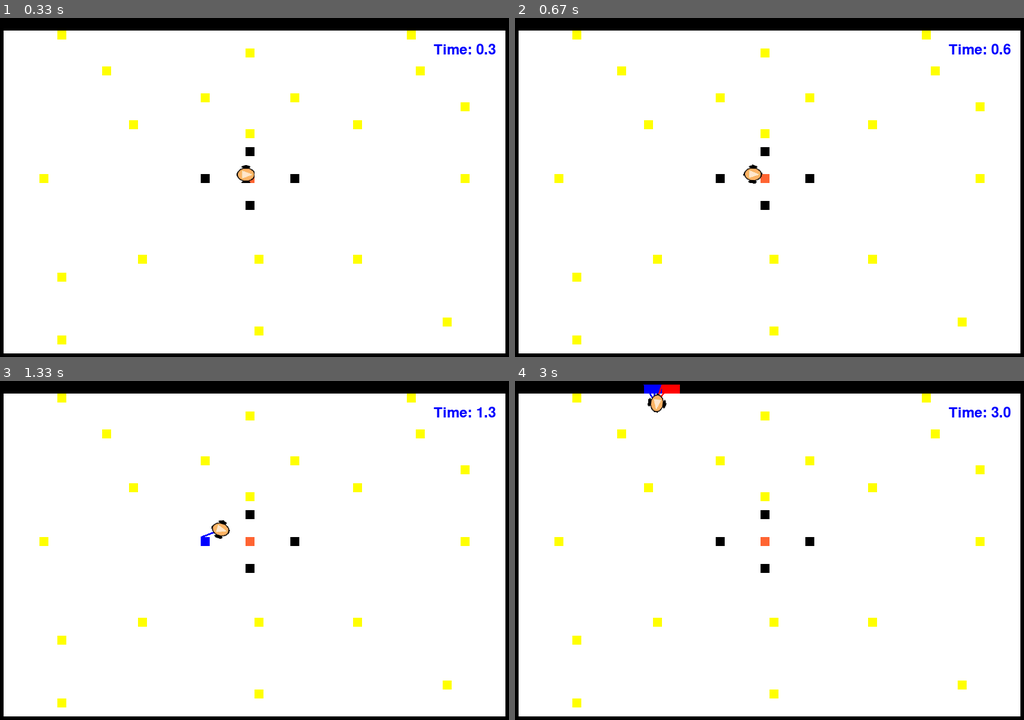
Above: before the commit, frames 1-4 (two rows, left to right).
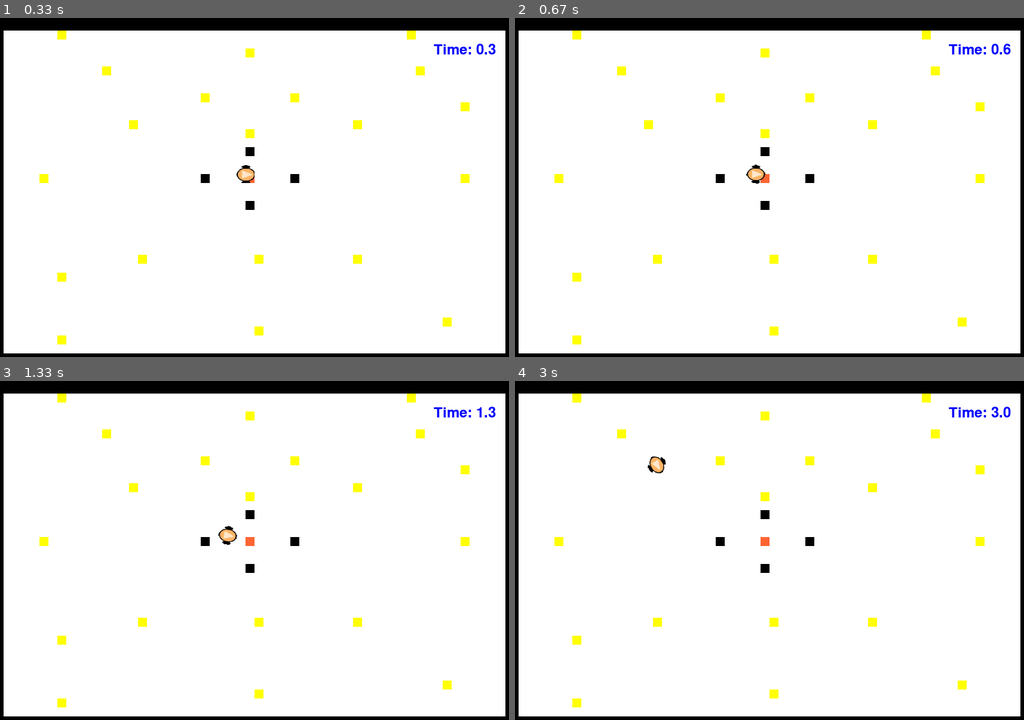
Above: after the commit, the same moments.

Repository: AnishJadoe/bioinspired
Game: pygame game, started from bioinspired/manual_mode.py
The game is run twice, just before and just after one commit, with the same random seed, the same clock (stepped at 60 frames per second) and the same inputs.
Inputs:
- Up to frame 1 (0.33 s): no input
- Up to frame 2 (0.67 s): tap J at 0.33 s
- Up to frame 3 (1.33 s): hold A 0.67-1.2 s; tap J at 0.73, 1.03, 1.3 s; tap K at 0.82 s; hold S from 1.23 s (still down)
- Up to frame 4 (3 s): tap K at 1.38, 2.55 s; release S at 1.53 s; hold A 1.57-1.97 s; tap J at 1.63, 1.93, 2.07, 2.47, 2.77, 2.97 s; hold S 2-2.37 s; tap Space at 2.15 s; hold A 2.4-2.87 s; hold A from 2.9 s (still down)

Frame 1 is identical in both runs. In frame 2, 0.1% of the frame differs, in the area x 44-50%, y 43-49%; in frame 3, 0.3%; in frame 4, 0.5%, in the area x 25-33%, y 1-33%.

Commit message:
still needs a reafactor but it works beatifully

Diff:
--- a/bioinspired/main.py
+++ b/bioinspired/main.py
@@ -8,11 +8,11 @@
 
 # seeds = [30,42,50,70,80,100]
 seeds = [30]
-epochs = 1
-time = 1000000000000* 1000 # milliseconds
-n_robots = 10
+epochs = 50
+time = 90 * 1000 # milliseconds
+n_robots = 210
 ls_cross_rate = [1]
-ls_mut_rate = [0.6]
+ls_mut_rate = [0.8]
 
 for seed in seeds:
     np.random.seed(seed)
--- a/bioinspired/plot_runs.py
+++ b/bioinspired/plot_runs.py
@@ -2,9 +2,9 @@
 from results.plot import plot_mean_results, plot_best_results, plot_aggregate_results
 
 
-FOLDER = r"saved_runs\n_robots_150\epochs_20"
+FOLDER = r"saved_runs\n_robots_210/epochs_50"
 GAs = []
 GAs = load_GAs(GAs,FOLDER)
 
+plot_best_results(GAs)
 plot_mean_results(GAs)
-plot_best_results(GAs)
--- a/bioinspired/single_run.py
+++ b/bioinspired/single_run.py
@@ -4,8 +4,8 @@
 from src.utility.run_simulation import single_agent_run
 from src.utility.functions import load_GAs
 
-FOLDER = r"saved_runs\n_robots_150\epochs_20"
-wm = WorldMap(skeleton_file="bioinspired\src\world_map\maps\H_map.txt", map_width=60, map_height=40, tile_size=15)
+FOLDER = r"saved_runs\n_robots_210\epochs_50"
+wm = WorldMap(skeleton_file="bioinspired\src\world_map\maps\H_map_sparse.txt", map_width=60, map_height=40, tile_size=15)
 
 GAs = []
 GAs = load_GAs(GAs,FOLDER)
--- a/bioinspired/src/robot/robot.py
+++ b/bioinspired/src/robot/robot.py
@@ -1,7 +1,7 @@
+import cProfile
 import numpy as np
 import pygame
 import math
-
 import pygame.locals
 
 from ..utility.functions import calc_angle, calc_distance
@@ -16,6 +16,17 @@
 BROWN = (139, 69, 19)
 ORANGE = (255, 165, 0)
 SENSOR_COLORS = [RED,DARK_GREEN,PURPLE,ORANGE,BLUE]
+
+def profile_update_sensors_to_file(robot, nearby_obstacles, world_map):
+    file_name = "update_sensors.prof"
+    profiler = cProfile.Profile()
+    profiler.enable()
+
+    robot.update_sensors(nearby_obstacles, world_map)
+
+    profiler.disable()
+    profiler.dump_stats(file_name)
+    return robot
 
 def find_closest_cell(agent_location, movable_cells):
     # Extract the coordinates of the agent's location
@@ -70,7 +81,8 @@
         self.dist_travelled = 0
         self.avg_dist = 0
 
-        self.sensor_spacing = [-150,-60 , 0, 60, 150]
+        self.sensor_spacing = [math.radians(-150),math.radians(-60) ,
+                               math.radians(0), math.radians(60), math.radians(150)]
         self.sensor = [
             0,
             0,
@@ -80,7 +92,10 @@
             0,
         ]  # 1 tactile sensor (sensor[0]) and 5 ultrasound
         self.sensor_range = 45
-        self.sensor_sweep = 25 # degrees
+        self.sensor_sweep = math.radians(25) # degrees
+        # Precompute sensor angle ranges
+        self.sensor_ranges = [(sensor_angle - self.sensor_sweep, sensor_angle + self.sensor_sweep)
+                        for sensor_angle in self.sensor_spacing]
         self.width = width
         self.length = width
         self.collision = 0
@@ -192,26 +207,32 @@
         # self.draw_token(world)
 
     def update_sensors(self, nearby_obstacles, world_map):
-            tile_size = world_map.tile_size
-            self.sensor = [0, 0, 0, 0, 0, 0]
-            for obstacle in nearby_obstacles:
-                dist_to_wall = calc_distance((self.x, self.y), (obstacle.x, obstacle.y))
-                if dist_to_wall <= self.sensor_range:
-                    # Testing
-                    v1 = (math.cos(self.theta), math.sin(self.theta))
-                    v2 = (obstacle.x - self.x, obstacle.y - self.y)
-                    relative_angle = calc_angle(v1,v2)
-
-                    for i, sensor_angle in enumerate(self.sensor_spacing):
-                        sensor_start = (sensor_angle - self.sensor_sweep)
-                        sensor_end = (sensor_angle + self.sensor_sweep)
-                        if sensor_start <= math.degrees(relative_angle) < sensor_end:
-                            pygame.draw.rect(world_map.surf, SENSOR_COLORS[i], obstacle)
-                            pygame.draw.line(world_map.surf,SENSOR_COLORS[i],(self.x,self.y),(obstacle.x,obstacle.y), width=3)
-                            self.sensor[i + 1] = 1
-                            break
-
-            return
+        # Reset sensors
+        self.sensor = [0, 0, 0, 0, 0, 0]
+        tile_size = world_map.tile_size
+        # Precompute cos and sin of theta
+        def bin_angle(angle, bin_width=0.1):
+            """Bins the angle to the nearest bin width."""
+            return round(angle / bin_width) * bin_width
+        rounded_theta = bin_angle(self.theta,1)
+        cos_theta = math.cos(rounded_theta)
+        sin_theta = math.sin(rounded_theta)
+
+        for obstacle in nearby_obstacles:
+            # Calculate distance to obstacle
+            v2_x = obstacle.x // tile_size - self.x //tile_size
+            v2_y = obstacle.y // tile_size - self.y // tile_size
+            dist_to_wall = np.hypot(v2_x, v2_y)
+            if dist_to_wall <= self.sensor_range:
+                # Calculate the angle between robot direction and obstacle
+                relative_angle = calc_angle((cos_theta, sin_theta), (v2_x, v2_y))
+                # Check which sensor should be activated
+                for i, (sensor_start, sensor_end) in enumerate(self.sensor_ranges):
+                    if sensor_start <= relative_angle < sensor_end:
+                        self.sensor[i + 1] = 1
+                        break
+
+        return
 
     def get_collision(self, nearby_obstacles):
         """Function to calculate whetere collisions between the walls and the agent have occured
@@ -239,93 +260,78 @@
         self.tokens_locations.pop(tokens_collected)
         return
 
-    def move(self, wall_collided, dt,event=None, auto=False):
-
+    def move(self, wall_collided, dt, event=None, auto=False):
         self.ls_x.append(self.x)
         self.ls_y.append(self.y)
         self.ls_theta.append(self.theta)
 
-        # Calculating the amount of distance traveled since last time step and adding
-        # this to absolute distance travelled
         if len(self.ls_x) >= 2:
-            delta_x = float(self.ls_x[-2] - self.ls_x[-1])
-            delta_y = float(self.ls_y[-2] - self.ls_y[-1])
-            delta_r = np.sqrt(delta_x**2 + delta_y**2)
+            delta_x = self.ls_x[-2] - self.ls_x[-1]
+            delta_y = self.ls_y[-2] - self.ls_y[-1]
+            delta_r = np.hypot(delta_x, delta_y)  # Efficient calculation of sqrt(delta_x^2 + delta_y^2)
             self.dist_travelled += delta_r
 
-
         if auto:
-
-            # Mapping from current state of the sensors to movement of the robot
-            # No vector multiplication!
             index = np.where((self.all_states == self.sensor).all(axis=1))[0][0]
             actions = self.chromosome[index]
             self.vl = actions[0]
             self.vr = actions[1]
-        else:
-            if event:
-                if event.type == pygame.KEYDOWN or event.type==pygame.KEYUP:
-                    if event.key == pygame.locals.K_a:  # 1 is accelerate left
-                        self.vl += 0.01 * self.m2p
-                    elif event.key == pygame.locals.K_s:  # 3 is decelerate left
-                        self.vl -= 0.01 * self.m2p
-                    elif event.key == pygame.locals.K_k:  # 8 is accelerate right
-                        self.vr += 0.01 * self.m2p
-                    elif event.key == pygame.locals.K_j:  # 0 is decelerate right
-                        self.vr -= 0.01 * self.m2p
+        elif event:
+            if event.type in {pygame.KEYDOWN, pygame.KEYUP}:
+                if event.key == pygame.locals.K_a:
+                    self.vl += 0.01 * self.m2p
+                elif event.key == pygame.locals.K_s:
+                    self.vl -= 0.01 * self.m2p
+                elif event.key == pygame.locals.K_k:
+                    self.vr += 0.01 * self.m2p
+                elif event.key == pygame.locals.K_j:
+                    self.vr -= 0.01 * self.m2p
 
         self.omega = (self.vl - self.vr) / self.w
         self.theta += self.omega * dt
 
         if self.theta >= math.pi:
-            self.theta = -math.pi
+            self.theta -= 2 * math.pi
+
         wall_elasticity = 0.5
         if self.sensor[0]:
-            # Approach wall from Top Left
-            if self.x > wall_collided.x \
-                    and self.y > wall_collided.y:
-                self.x += (wall_elasticity+1)
+            if self.x > wall_collided.x and self.y > wall_collided.y:
+                self.x += wall_elasticity + 1
                 self.y += wall_elasticity
-            # Approach wall from Top Right
-            elif self.x <= wall_collided.x \
-                    and self.y > wall_collided.y:
+            elif self.x <= wall_collided.x and self.y >= wall_collided.y:
                 self.x -= wall_elasticity
-                self.y += (wall_elasticity+1)
-            # Approach wall from Bottom Left
-            elif self.x > wall_collided.x \
-                    and self.y <= wall_collided.y:
+                self.y += wall_elasticity + 1
+            elif self.x >= wall_collided.x and self.y <= wall_collided.y:
                 self.x += wall_elasticity
-                self.y -= (wall_elasticity+1)
-            # Approach wall from Bottom Right
-            elif self.x <= wall_collided.x \
-                    and self.y <= wall_collided.y:
-                self.x -= (wall_elasticity+1)
+                self.y -= wall_elasticity + 1
+            elif self.x <= wall_collided.x and self.y <= wall_collided.y:
+                self.x -= wall_elasticity + 1
                 self.y -= wall_elasticity
-            else:  # Edge case, assume flip whole car
+            else:
                 self.theta += math.pi * 0.5
         else:
-            self.x += (((self.vl + self.vr) / 2) * math.cos(-self.theta) *
-                        dt)
-            self.y -= (((self.vl + self.vr) / 2) * math.sin(-self.theta) *
-                        dt)
-
-        # Detects if we're within map borders
-        if self.x < 0 + 0.5 * self.length:
-            self.x = 0 + 2 + 0.5 * self.length
-
-        if self.x >= MAP_SIZE[0] - 1.2 * self.length:
-            self.x = MAP_SIZE[0] - 2 - 1.2 * self.length
-
-        if self.y < 0 + 0.5 * self.width:
-            self.y = 0 + 2 + 0.5 * self.width
-
-        if self.y >= MAP_SIZE[1] - 1.2 * self.width:
-            self.y = MAP_SIZE[1] - 2 - 1.2 * self.width
+            cos_theta = math.cos(-self.theta)
+            sin_theta = math.sin(-self.theta)
+            avg_velocity = (self.vl + self.vr) / 2
+            self.x += avg_velocity * cos_theta * dt
+            self.y -= avg_velocity * sin_theta * dt
+
+        half_length = 0.5 * self.length
+        half_width = 0.5 * self.width
+        if self.x < half_length:
+            self.x = half_length + 2
+        elif self.x >= MAP_SIZE[0] - 1.2 * self.length:
+            self.x = MAP_SIZE[0] - 1.2 * self.length - 2
+
+        if self.y < half_width:
+            self.y = half_width + 2
+        elif self.y >= MAP_SIZE[1] - 1.2 * self.width:
+            self.y = MAP_SIZE[1] - 1.2 * self.width - 2
 
         return
 
     def get_reward(self):
-        return (self.dist_travelled/self.m2p) + 2.5*self.token + 0.05*len(self.visited_cells) - self.collision*0.05
+        return 5*(self.dist_travelled/self.m2p) + 2.5*self.token + 0.3*len(self.visited_cells) - self.collision*0.1
 
     # def get_reward(self):
     #     return (self.dist_travelled/self.m2p) * (1+self.token) - (self.collision/len(self.visited_cells))
@@ -334,9 +340,14 @@
         nearby_obstacles = []
         cell_x = int(self.x // world_map.tile_size)
         cell_y = int(self.y // world_map.tile_size)
+        min_range_x = max(0, cell_x - 3)
+        max_range_x = min(world_map.map_width, cell_x + 4)
+        min_range_y = max(0, cell_y - 3)
+        max_range_y = min(world_map.map_height, cell_y + 4)
+
         self.visited_cells.add((cell_x,cell_y))
-        for i in range(max(0, cell_x - 6), min(world_map.map_width, cell_x + 7)):
-            for j in range(max(0, cell_y - 6), min(world_map.map_height, cell_y + 7)):
+        for i in range(min_range_x, max_range_x):
+            for j in range(min_range_y, max_range_y):
                 if world_map.binary_map[i][j] == 1:
                     nearby_obstacles.extend(world_map.spatial_grid[i][j])
         return nearby_obstacles
--- a/bioinspired/src/runners/genetic_algorithm.py
+++ b/bioinspired/src/runners/genetic_algorithm.py
@@ -1,6 +1,6 @@
 import os
 from ..world_map.txt_to_map import WorldMap
-from ..utility.functions import get_init_pop
+from ..utility.functions import cache_size, cache_size_kb, get_init_pop
 from ..utility.run_simulation import run_simulation
 import math
 import random
@@ -160,13 +160,12 @@
             print(f"GENERATION: {self.gen}")
             self._save_population()
             # Build world
-            wm = WorldMap(skeleton_file="bioinspired\src\world_map\maps\H_map.txt", map_width=60, map_height=40, tile_size=15)
+            wm = WorldMap(skeleton_file="bioinspired\src\world_map\maps\H_map_sparse.txt", map_width=60, map_height=40, tile_size=15)
             population_results = run_simulation(
                 wm, self.run_time, self.pop, self.n_robots, self.gen
             )
 
             self._save_results(population_results)
-
             self.fitness = population_results["pop_fitness"]
             for i in range(self.n_robots):
                 if self.fitness[i] > self.best_eval:
@@ -198,6 +197,7 @@
 
             self.pop = children[:self.n_robots+1]
             self.gen += 1
+            print(f"Size of cache is {cache_size_kb()/1000} MB")
 
         return
 
--- a/bioinspired/src/utility/functions.py
+++ b/bioinspired/src/utility/functions.py
@@ -1,7 +1,9 @@
+import sys
 import numpy as np
 import math
 import pickle
 import os
+import functools
 
 ################ FUNCTIONS ################
 
@@ -48,32 +50,63 @@
 
     return dist
 
-
+angle_cache = {}
 def calc_angle(v1, v2):
-    """Calculate the orientation of 2 points with respect to eachother
+    """Calculate the orientation of 2 points with respect to each other.
 
     Args:
-        coord1 (int)
-        coord2 (int)
+        v1 (tuple or list of float): First vector (x, y).
+        v2 (tuple or list of float): Second vector (x, y).
 
     Returns:
-        orient (float)
+        float: The orientation angle in radians.
     """
 
-    # normalize both direction vectors
-    v1 = v1 / np.linalg.norm(v1)
-    v2 = v2 / np.linalg.norm(v2)
-    orient = math.acos(np.dot(v1,v2))
-    sign = np.cross(v1,v2)
-    if sign < 0:
-        orient *= -1
-    if sign > 0:
-            orient *= 1
-    if sign == 0:
-        if sign == -1:
-            orient = math.pi
-        else:
-            orient = 0
+    if (v1, v2) in angle_cache:
+        return angle_cache[(v1, v2)]
 
+    # Normalize both direction vectors
+    v1_normalized = v1 / np.linalg.norm(v1)
+    v2_normalized = v2 / np.linalg.norm(v2)
 
-    return orient
+    # Calculate the dot product and the angle
+    dot_product = np.dot(v1_normalized, v2_normalized)
+    dot_product = max(min(dot_product, 1.0), -1.0)
+    angle = math.acos(dot_product)
+
+    # Calculate the cross product to determine the sign
+    cross_product = np.cross(v1_normalized, v2_normalized)
+
+    # Determine the sign of the angle
+    if cross_product < 0:
+        angle *= -1
+    angle_cache[(v1, v2)] = angle
+    return angle
+
+def cache_size():
+    """Returns the size of the angle_cache."""
+    return len(angle_cache)
+
+def get_size(obj, seen=None):
+    """Recursively finds the size of objects in bytes."""
+    size = sys.getsizeof(obj)
+    if seen is None:
+        seen = set()
+    obj_id = id(obj)
+    if obj_id in seen:
+        return 0
+    seen.add(obj_id)
+    if isinstance(obj, dict):
+        size += sum([get_size(v, seen) for v in obj.values()])
+        size += sum([get_size(k, seen) for k in obj.keys()])
+    elif hasattr(obj, '__dict__'):
+        size += get_size(obj.__dict__, seen)
+    elif hasattr(obj, '__iter__') and not isinstance(obj, (str, bytes, bytearray)):
+        size += sum([get_size(i, seen) for i in obj])
+    return size
+
+def cache_size_kb():
+    """Returns the size of the angle_cache in kilobytes."""
+    size_bytes = get_size(angle_cache)
+    size_kb = size_bytes / 1024
+    return size_kb
--- a/bioinspired/src/utility/run_simulation.py
+++ b/bioinspired/src/utility/run_simulation.py
@@ -1,14 +1,23 @@
 from ..world_map.txt_to_map import WorldMap
 from ..robot.robot import Robot
 import pygame
-import numpy as np
-import os
+
+import cProfile
+import pstats
+import io
 from ..utility.constants import *
 
-# Initialize the robot
-script_dir = os.path.dirname(__file__)
-rel_path = "../Images/robot.png"
-img_path = os.path.join(script_dir, rel_path)
+
+def profile_update_sensors_to_file(robot, nearby_obstacles, world_map):
+    file_name = "update_sensors.prof"
+    profiler = cProfile.Profile()
+    profiler.enable()
+
+    robot.update_sensors(nearby_obstacles, world_map)
+
+    profiler.disable()
+    profiler.dump_stats(file_name)
+    return robot
 
 BLUE = (0,0,255)
 def draw_time(world, time):
@@ -161,7 +170,7 @@
                 running = False
             robot.move(robot.get_collision(nearby_obstacles),dt,event)
         robot.move(robot.get_collision(nearby_obstacles), dt)
-        dt = (pygame.time.get_ticks() - lasttime) / 1000
+        dt = 0.01 #(pygame.time.get_ticks() - lasttime) / 1000
         robot.draw(wm.surf)
 
         draw_time(wm.surf, (pygame.time.get_ticks()- loadtime))
